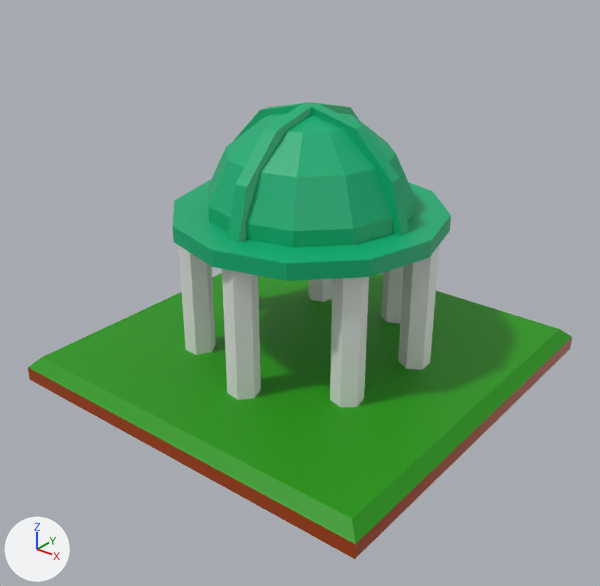
Renders of the FBX model Assets/Assets/Pavilion.fbx from each side of a commit.
One viewpoint serves both versions: a 50 mm camera at (0.59, -0.756, 0.649) aimed at (0.018, -0.041, 0.206). The lights are fixed; the arrows at lower left show +X, +Y and +Z. Vertices at the same position are counted once.

Names of what the first picture shows: 'Pavilion'.
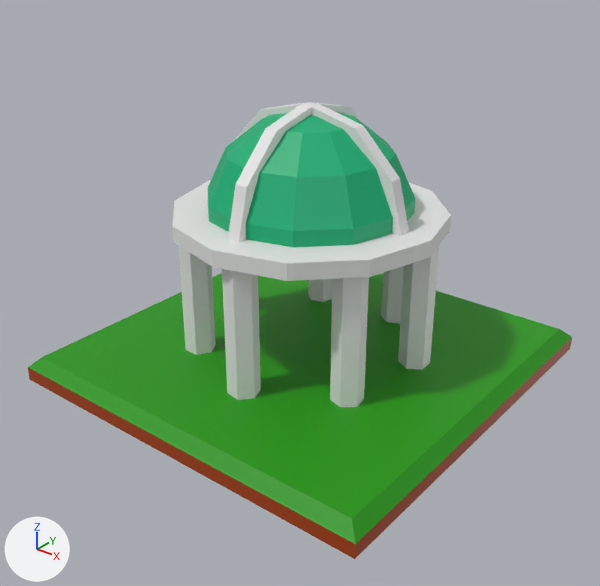
Pixel boxes [x1, y1, x2, y2] of what changed, in the pictures (600 x 586 px):
part 1 of me_cylinder, recoloured (green to white)
    both: [173, 102, 451, 281]

Edits to the bpy script that builds the scene:
```text
Change me_cylinder:
    where me_cylinder.from_pydata(...)  # 250 vertices, 209 faces; spans x -0.256..0.256, y -0.256..0.256, z 0.08..0.512
    used by ob_pavilion; location = (0.0, 0.0, 0.0)
    me_cylinder part 1: 102 of the faces centred in x -0.159..0.159, y -0.159..0.159, z 0.28..0.426 switch from mat_material_006 (green #00b075) to mat_material_004 (white #e7e7e7)
```
